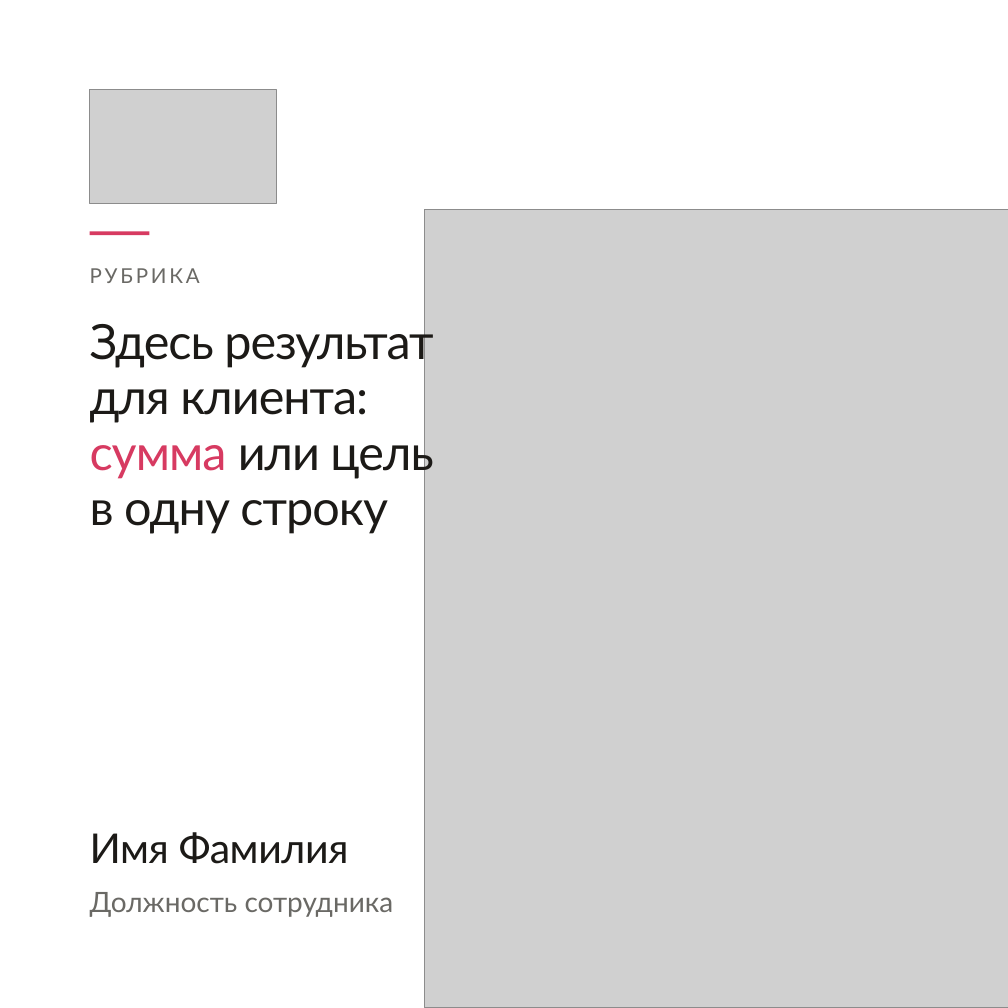
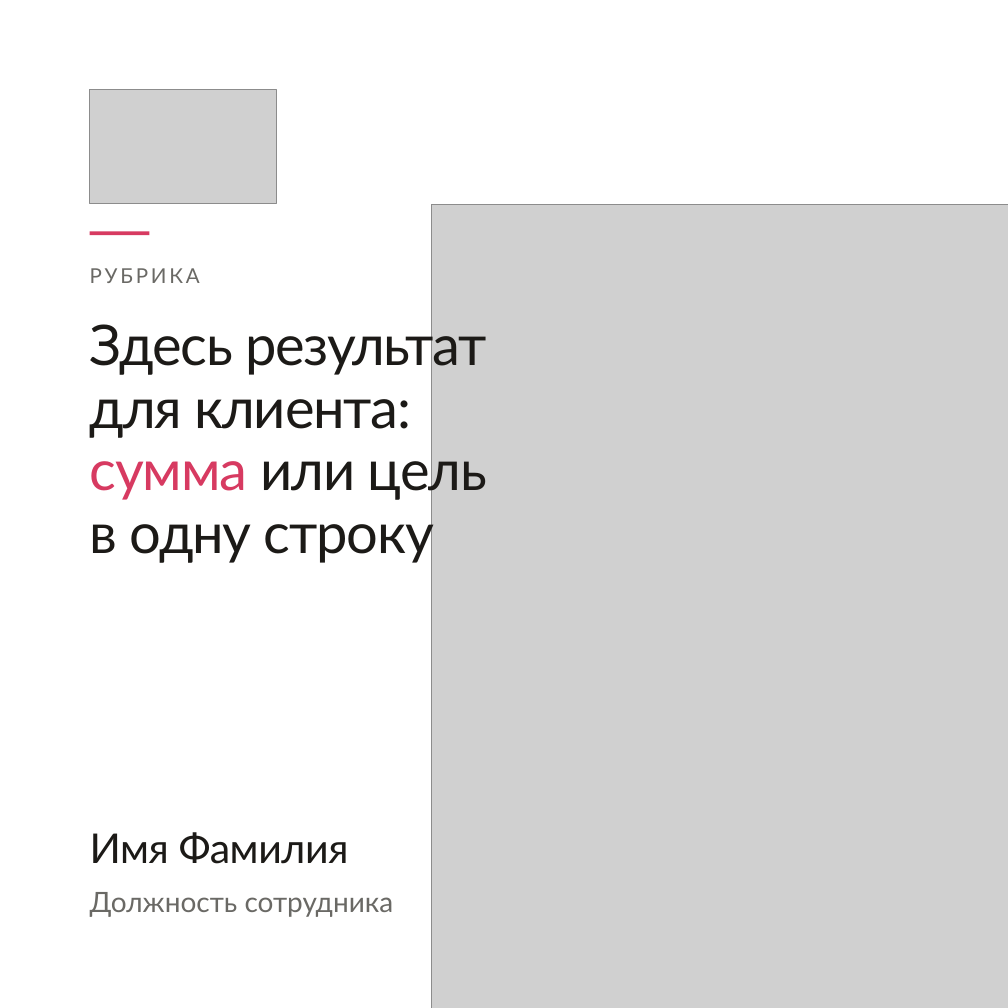
Before and after one commit to fagencymarketing-coder/design-system, a slide deck: slide 8 of editable/1plus1-templates.pptx (slide 9 before the commit). Drawn at 1008x1008 pixels with LibreOffice and Linux fonts; fonts in the diff are those of the drawing; grey boxes stand for pictures; background and template pictures are left out. Boxes give left, top, right and bottom in pixels: in the first picture for what was removed or moved away, otherwise in the second. Text is boxed around its words. In the diff, an @@ line names an element or a change of style, - is before the commit and + after.

```diff
--- a/editable/1plus1-templates.pptx
+++ b/editable/1plus1-templates.pptx
@@ picture: place and size @@
-picture at [424, 209, 1008, 1008]
+picture at [432, 204, 1008, 1008]
@@ text "Здесь результат для клиента: сумма ..." at [90, 316, 487, 563]: size 39 to 45 pt, letter spacing -0.8 to -0.9 pt; line spacing 44.5pt to 50.4pt @@
```
Also in this commit, not shown: 3 other slides changed, 1 slide added, 5 slides removed, 4 other files.
